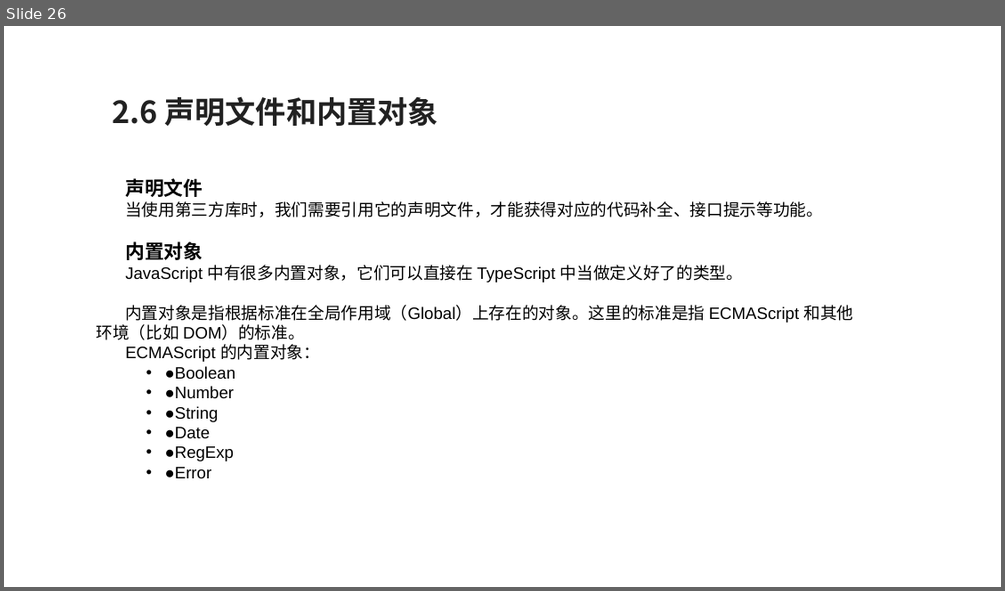
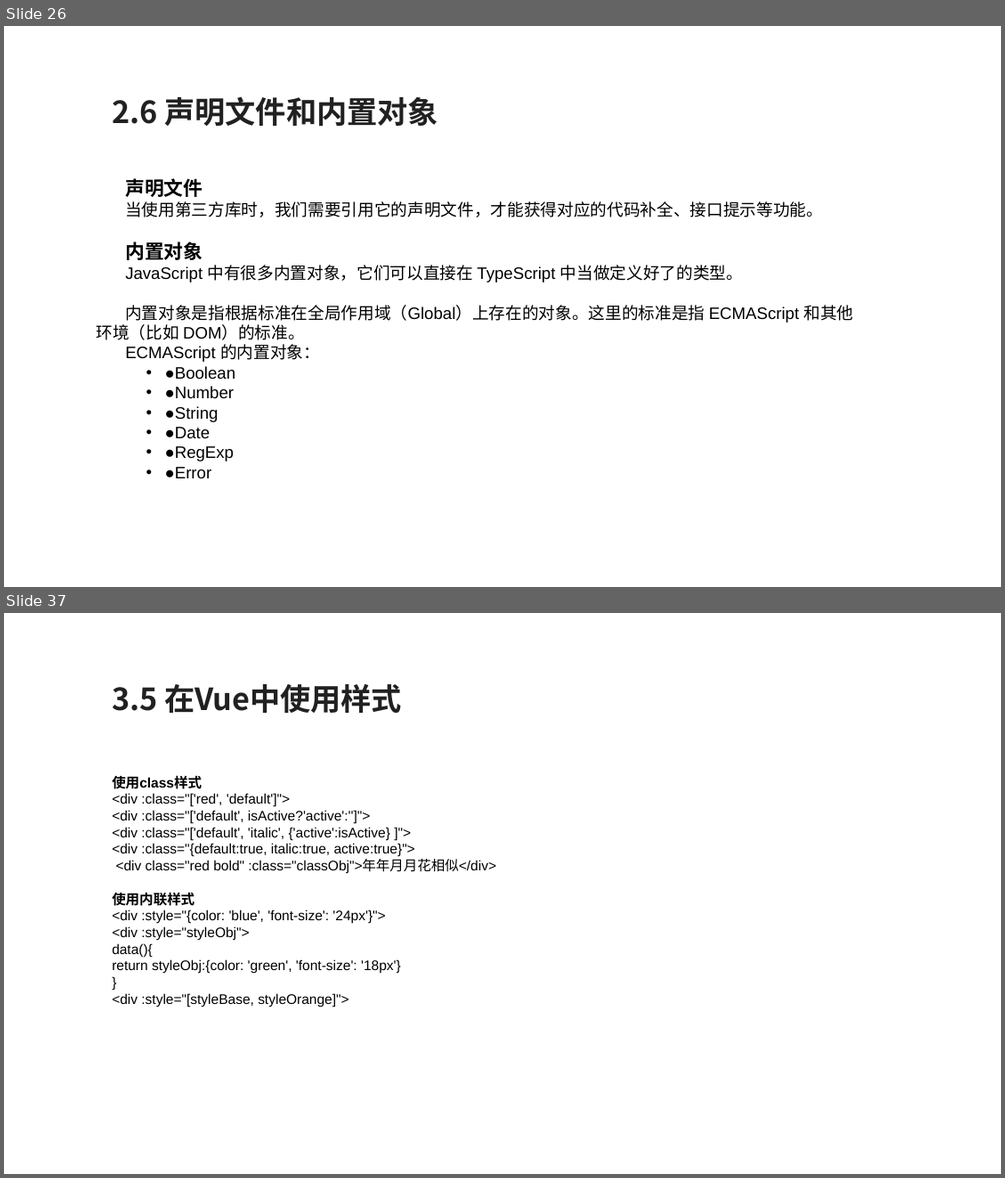
Before and after one commit to zouyujie/vue3_book_codes, a slide deck: Vue3+TypeScript开发指南.pptx. Shown one above the other, each under a label of ours: slide 26 before the commit, slides 26 and 37 after it; the slides between them are not shown. The pictures are 1005x591 and 1005x1178 pixels, drawn with LibreOffice and Linux fonts; fonts in the diff are those of the drawing. Boxes give left, top, right and bottom in pixels: in the first picture for what was removed or moved away, otherwise in the second. Text is boxed around its words. In the diff, an @@ line names an element or a change of style, - is before the commit and + after.

```diff
--- a/Vue3+TypeScript开发指南.pptx
+++ b/Vue3+TypeScript开发指南.pptx
@@ slide 37 added at (4,613,1001,1174), background #FFFFFF @@
@@ text added at (112,684,402,713), 22 pt, text #212121, bold @@
+  3.5 在Vue中使用样式
@@ text added at (112,775,496,1006), 10 pt, text #000000 @@
+使用class样式
+<div :class="['red', 'default']">
+<div :class="['default', isActive?'active':'']">
+<div :class="['default', 'italic', {'active':isActive} ]">
+<div :class="{default:true, italic:true, active:true}">
+<div class="red bold" :class="classObj">年年月月花相似</div>
+使用内联样式
+<div :style="{color: 'blue', 'font-size': '24px'}">
+<div :style="styleObj">
+data(){
+return styleObj:{color: 'green', 'font-size': '18px'}
+}
+<div :style="[styleBase, styleOrange]">
```
Also in this commit, not shown: 5 slides changed, 21 other slides added.
